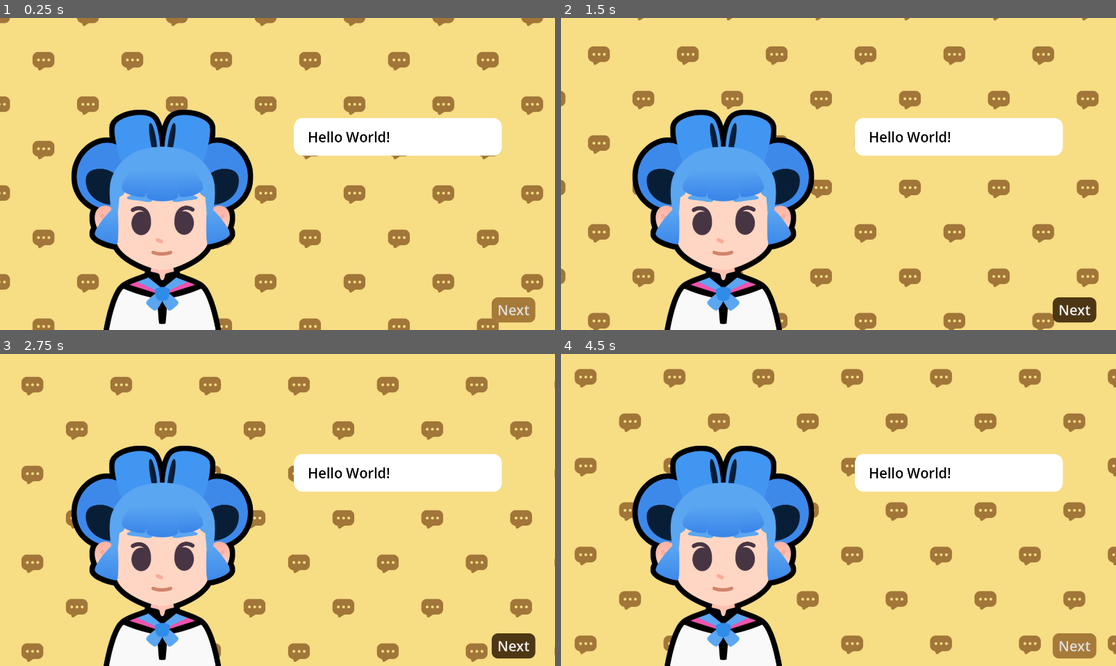
Above: before the commit, frames 1-4 (two rows, left to right).
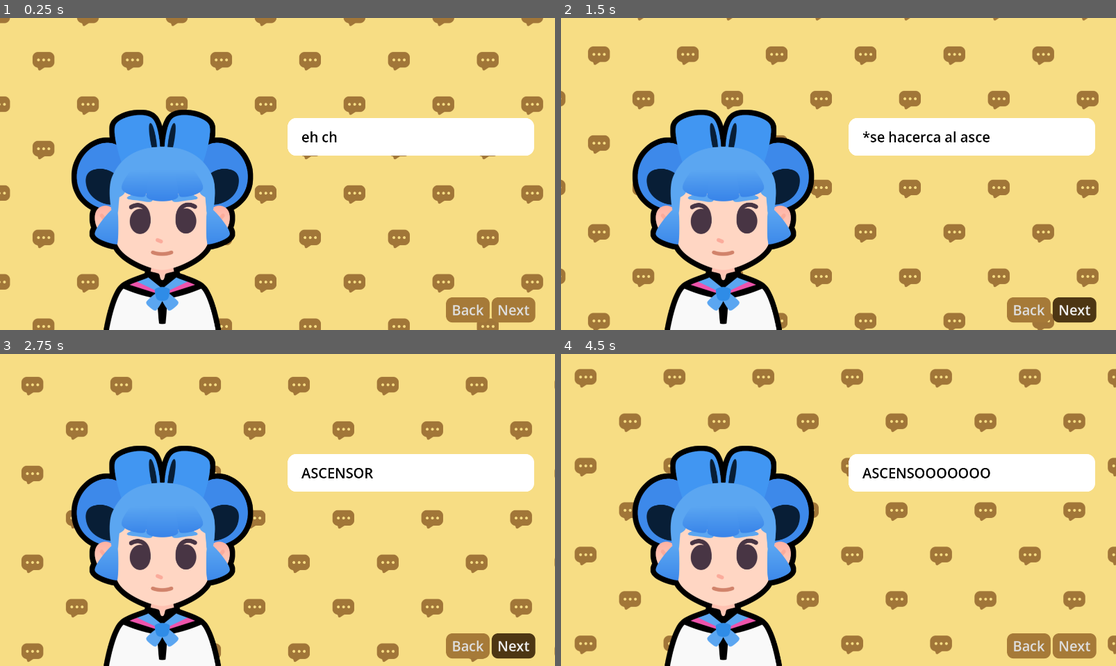
Above: after the commit, the same moments.

Repository: martintinix-droid/GD-quest-M7
Game: Godot game, scene res://lessons/dialogue.tscn
Two runs of this game, one before a commit and one after it. Both use one fixed random seed, a clock stepped at 60 frames per second and the inputs below. The project has no main scene, so this scene is started directly. Sound files missing from this copy of the repository are replaced by a short silence.
Inputs (mouse positions are in pixels of both pictures, inside the frame that each line leads up to):
- Up to frame 1 (0.25 s): no input
- Up to frame 2 (1.5 s): click (1027, 311) at 0.5 s, where only the run after the commit has a clickable "Back"; click "Next" at 1.25 s
- Up to frame 3 (2.75 s): click "Next" at 2 s
- Up to frame 4 (4.5 s): tap Enter at 2.75 s; move the mouse to (960, 494) at 2.77 s; hold D (move_right) 2.78-3.53 s; tap Z at 2.85, 3.6, 4.35 s; click (960, 494) at 2.92 s; tap Space at 3.02, 3.77 s; move the mouse to (727, 525) at 3.52 s; hold S (move_down) 3.53-4.28 s; move the mouse to (894, 441) at 4.27 s; hold D (move_right) from 4.28 s (still down)

The runs differ from the first frame. In frame 1, 2.0% of the frame differs, in the area x 23-97%, y 32-98%; in frame 2, 2.1%; in frame 3, 1.9%; in frame 4, 2.1%.

Commit message:
secciones 5-6

Diff:
--- /dev/null
+++ b/lessons/dialogue.gd
@@ -0,0 +1,44 @@
+extends Control
+@onready var next_button: Button = %NextButton
+@onready var rich_text_label: RichTextLabel = %RichTextLabel
+@onready var back_button: Button = %BackButton
+@onready var audio_stream_player: AudioStreamPlayer = %AudioStreamPlayer
+
+var dialogue_items :Array[String]=[
+	"eh chico llama el ascensor",
+	"*se hacerca al ascensor*",
+	"ASCENSOR",
+	"no hombre pero con el boton...",
+	"*se hacerca al boton*",
+	"ASCENSOOOOOOOR"
+]
+var current_item_index:= 0
+
+func _ready()->void:
+	show_text()
+	next_button.pressed.connect(advance)
+	back_button.pressed.connect(go_back)
+
+func go_back()->void:
+	current_item_index-=1
+	if current_item_index<=0:
+		current_item_index=0
+	show_text()
+
+func advance()->void:
+	current_item_index+=1
+	if current_item_index == dialogue_items.size():
+		current_item_index=0
+	show_text()
+
+func show_text() ->void:
+	var current_item := dialogue_items[current_item_index]
+	rich_text_label.visible_ratio=0
+	var text_apperaing_duration :=current_item.length()/20.0
+	var tween = create_tween()
+	tween.tween_property(rich_text_label,"visible_ratio", 1.0,text_apperaing_duration)
+	rich_text_label.text=current_item
+	var sound_max_offeset:= audio_stream_player.stream.get_length() - text_apperaing_duration
+	var sound_start_position := randf()*sound_max_offeset
+	audio_stream_player.play(sound_start_position)
+	tween.finished.connect(audio_stream_player.stop)
--- a/lessons/dialogue.tscn
+++ b/lessons/dialogue.tscn
@@ -2,9 +2,11 @@
 
 [ext_resource type="Shader" uid="uid://cs15e2hgd2lan" path="res://assets/sliding_background.gdshader" id="1_1cblk"]
 [ext_resource type="Theme" uid="uid://drays61pfu7xc" path="res://lessons/main_theme.tres" id="1_5dtme"]
+[ext_resource type="Script" uid="uid://ddvtvvf77purg" path="res://lessons/dialogue.gd" id="2_6cfwb"]
 [ext_resource type="Texture2D" uid="uid://bnly1gkbxw6b5" path="res://assets/bubble_pattern.png" id="2_rjqnu"]
 [ext_resource type="Texture2D" uid="uid://copkt78vgp37i" path="res://assets/sophia.png" id="3_5dtme"]
 [ext_resource type="Texture2D" uid="uid://d000xjtr4iqtk" path="res://assets/emotion_regular.png" id="4_rjqnu"]
+[ext_resource type="AudioStream" uid="uid://bafjgt7eu3x5a" path="res://assets/talking_synth.ogg" id="7_nggfo"]
 
 [sub_resource type="ShaderMaterial" id="ShaderMaterial_6vg2b"]
 shader = ExtResource("1_1cblk")
@@ -21,6 +23,7 @@
 grow_horizontal = 2
 grow_vertical = 2
 theme = ExtResource("1_5dtme")
+script = ExtResource("2_6cfwb")
 
 [node name="ColorRect" type="ColorRect" parent="." unique_id=4619502]
 material = SubResource("ShaderMaterial_6vg2b")
@@ -51,10 +54,6 @@
 anchors_preset = 15
 anchor_right = 1.0
 anchor_bottom = 1.0
-offset_left = 29.0
-offset_top = 36.0
-offset_right = -31.0
-offset_bottom = -17.0
 grow_horizontal = 2
 grow_vertical = 2
 texture = ExtResource("4_rjqnu")
@@ -62,19 +61,22 @@
 stretch_mode = 5
 
 [node name="RichTextLabel" type="RichTextLabel" parent="." unique_id=492112836]
+unique_name_in_owner = true
 layout_mode = 1
 anchors_preset = -1
+anchor_left = 0.5
 anchor_right = 1.0
 anchor_bottom = 1.0
-offset_left = 1017.0
+offset_left = 35.0
 offset_top = 346.0
-offset_right = -184.0
-offset_bottom = -604.0
+offset_right = -72.0
+offset_bottom = -603.0
 grow_horizontal = 2
 text = "Hello World!"
 fit_content = true
 
 [node name="NextButton" type="Button" parent="." unique_id=1657753982]
+unique_name_in_owner = true
 layout_mode = 1
 anchors_preset = 3
 anchor_left = 1.0
@@ -88,3 +90,23 @@
 grow_horizontal = 0
 grow_vertical = 0
 text = "Next"
+
+[node name="BackButton" type="Button" parent="." unique_id=174987440]
+unique_name_in_owner = true
+layout_mode = 1
+anchors_preset = 3
+anchor_left = 1.0
+anchor_top = 1.0
+anchor_right = 1.0
+anchor_bottom = 1.0
+offset_left = -377.0
+offset_top = -113.0
+offset_right = -226.0
+offset_bottom = -26.0
+grow_horizontal = 0
+grow_vertical = 0
+text = "Back"
+
+[node name="AudioStreamPlayer" type="AudioStreamPlayer" parent="." unique_id=1848475919]
+unique_name_in_owner = true
+stream = ExtResource("7_nggfo")
--- a/practices/L5.P1.pick_correct_response/pick_correct_response.gd
+++ b/practices/L5.P1.pick_correct_response/pick_correct_response.gd
@@ -8,7 +8,7 @@
 	"Nature doesn't have a code review process.",
 ]
 # change this to point at the correct item: "It has too many bugs!"
-var item_index := 0
+var item_index := 2
 
 @onready var response_label: Label = %responseLabel
 
--- a/practices/L5.P2.text_slideshow/text_slideshow.gd
+++ b/practices/L5.P2.text_slideshow/text_slideshow.gd
@@ -17,18 +17,18 @@
 	button.pressed.connect(advance)
 	show_text()
 
-
 func show_text() -> void:
 	# Make sure to display the text
-	pass
+	rich_text_label.text=items[item_index]
 
 
 # Increments the index each time is called.
 func advance() -> void:
 	# make sure to increment the `item_index`
-
+	item_index+=1
 	# this is just to loop back to the start when we reach the end. No need to change this.
 	if item_index >= items.size():
 		item_index = 0
 
 	# Don't forget to call the show_text function
+	show_text()
--- a/practices/L6.P1.poetry/poetry.gd
+++ b/practices/L6.P1.poetry/poetry.gd
@@ -22,3 +22,6 @@
 	rich_text_label.text = lines
 	# Make sure to start the visible ratio at 0
 	# Create a tween, and grow the visible ratio to 1 over appearance_time
+	rich_text_label.visible_ratio=0
+	var tween = create_tween()
+	tween.tween_property(rich_text_label,"visible_ratio",1.0,appearance_time)
--- a/practices/L6.P1.poetry/poetry.tscn
+++ b/practices/L6.P1.poetry/poetry.tscn
@@ -1,12 +1,13 @@
-[gd_scene format=3]
+[gd_scene format=3 uid="uid://1ssjg5uyoah1"]
 
-[ext_resource type="Material" path="res://practices/L6.P1.poetry/assets/practice_background_material.tres" id="1_4bdlg"]
-[ext_resource type="Theme" path="res://practices/L6.P1.poetry/assets/practice_exercises_theme.tres" id="2_6ni1p"]
-[ext_resource type="Script" path="res://practices/L6.P1.poetry/poetry.gd" id="3_j8xat"]
+[ext_resource type="Material" uid="uid://blciib2n6bpvf" path="res://practices/L6.P1.poetry/assets/practice_background_material.tres" id="1_4bdlg"]
+[ext_resource type="Theme" uid="uid://dt2geayaiwfiv" path="res://practices/L6.P1.poetry/assets/practice_exercises_theme.tres" id="2_6ni1p"]
+[ext_resource type="Script" uid="uid://bwlwjc1yx8qkr" path="res://practices/L6.P1.poetry/poetry.gd" id="3_j8xat"]
 
 [node name="Poetry" type="ColorRect" unique_id=1837845790]
 material = ExtResource("1_4bdlg")
 custom_minimum_size = Vector2(960, 540)
+anchors_preset = 15
 anchor_right = 1.0
 anchor_bottom = 1.0
 grow_horizontal = 2
--- a/practices/L6.P2.typewriter/typewriter.gd
+++ b/practices/L6.P2.typewriter/typewriter.gd
@@ -24,6 +24,11 @@
 func _ready() -> void:
 	rich_text_label.text = lines
 	# Set the text's `visible_ratio` back to `0`
+	rich_text_label.visible_ratio=0
 	# Make sure you animate the `visible_ratio` over `appearance_time`
+	var tween=create_tween()
+	tween.tween_property(rich_text_label,"visible_ratio",1.0,appearance_time)
 	# Start playing the sound
+	audio_stream_player.play()
 	# And also remember to stop it!
+	tween.finished.connect(audio_stream_player.stop)
--- a/practices/L6.P2.typewriter/typewriter.tscn
+++ b/practices/L6.P2.typewriter/typewriter.tscn
@@ -1,13 +1,14 @@
-[gd_scene format=3]
+[gd_scene format=3 uid="uid://cbdovjepixseq"]
 
-[ext_resource type="Material" path="res://practices/L6.P2.typewriter/assets/practice_background_material.tres" id="1_ia7p2"]
-[ext_resource type="Theme" path="res://practices/L6.P2.typewriter/assets/practice_exercises_theme.tres" id="2_ib24g"]
-[ext_resource type="Script" path="res://practices/L6.P2.typewriter/typewriter.gd" id="3_v80jw"]
-[ext_resource type="AudioStream" path="res://practices/L6.P2.typewriter/assets/human_vel-002.wav" id="4_ioh4f"]
+[ext_resource type="Material" uid="uid://dmef1amrv175m" path="res://practices/L6.P2.typewriter/assets/practice_background_material.tres" id="1_ia7p2"]
+[ext_resource type="Theme" uid="uid://v0dvpkkl7lel" path="res://practices/L6.P2.typewriter/assets/practice_exercises_theme.tres" id="2_ib24g"]
+[ext_resource type="Script" uid="uid://ct0cak8g3sbr6" path="res://practices/L6.P2.typewriter/typewriter.gd" id="3_v80jw"]
+[ext_resource type="AudioStream" uid="uid://lediykc1phcl" path="res://practices/L6.P2.typewriter/assets/human_vel-002.wav" id="4_ioh4f"]
 
 [node name="Typewriter" type="ColorRect" unique_id=972406904]
 material = ExtResource("1_ia7p2")
 custom_minimum_size = Vector2(960, 540)
+anchors_preset = 15
 anchor_right = 1.0
 anchor_bottom = 1.0
 grow_horizontal = 2
